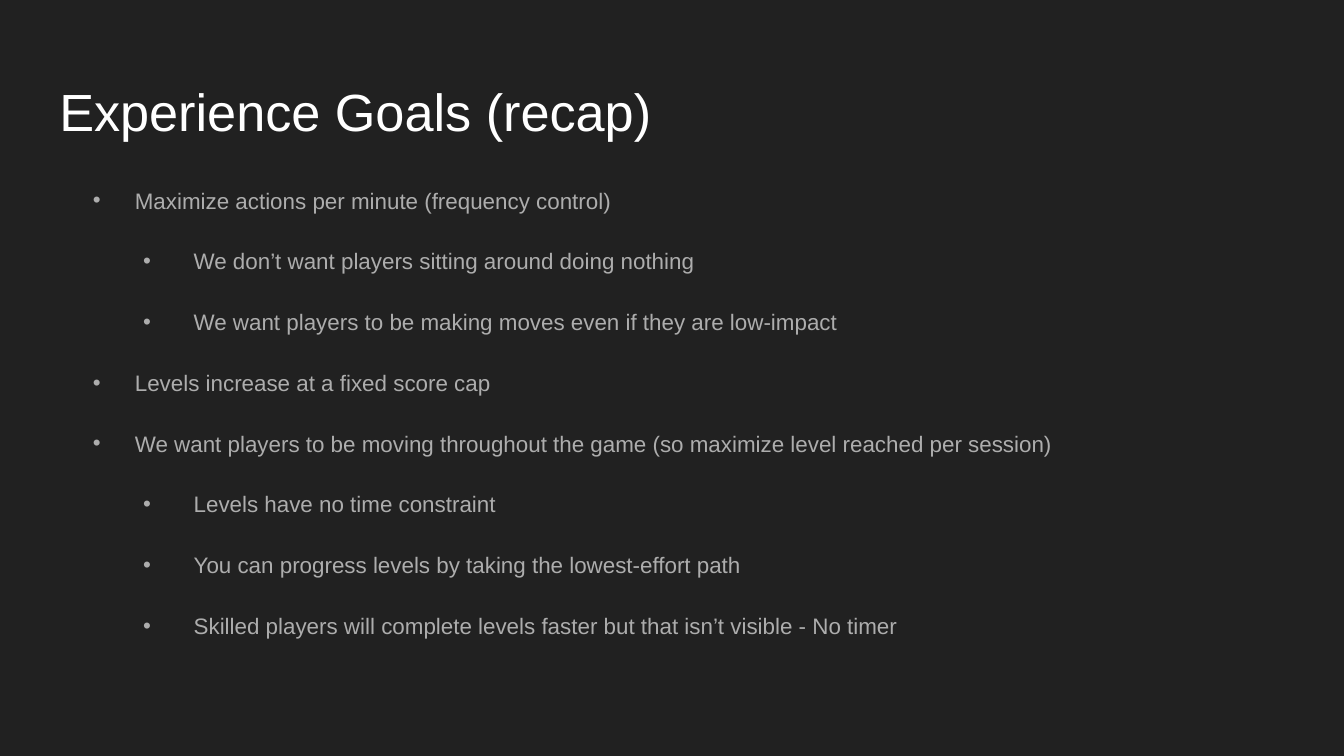
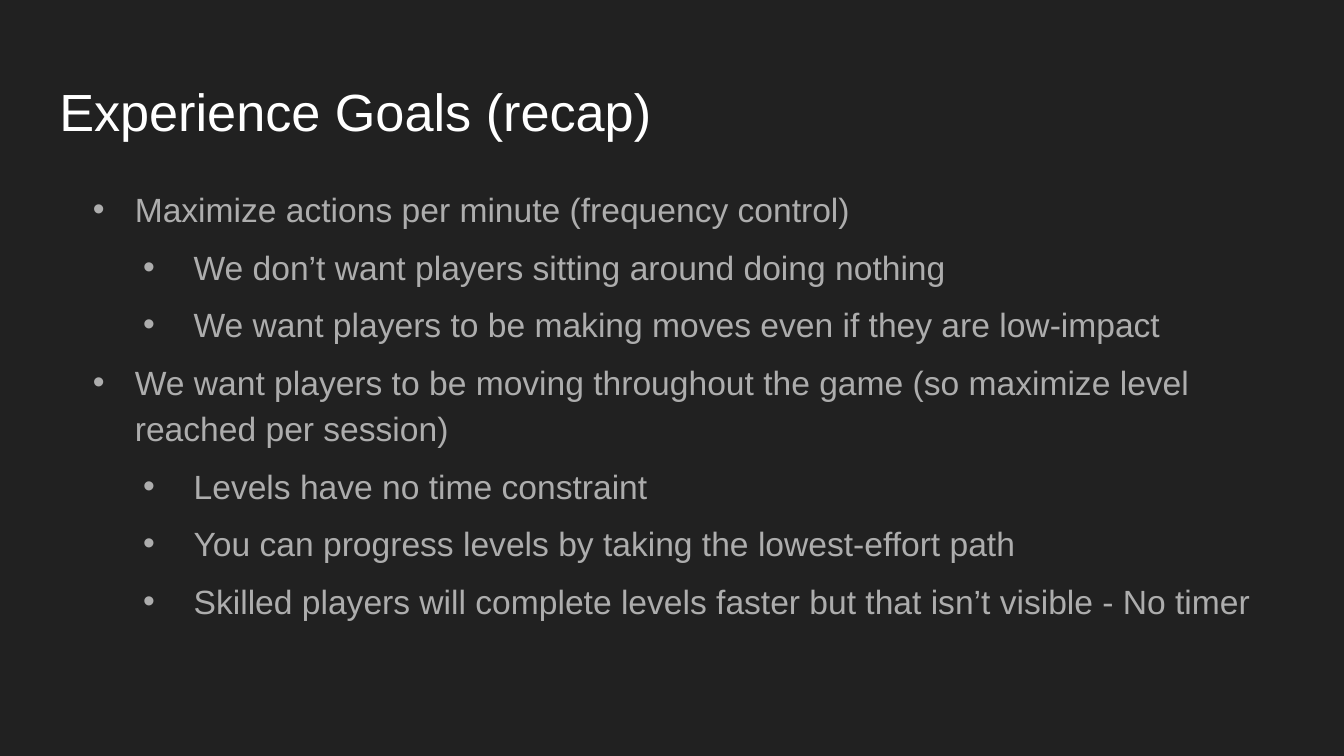
Before and after one commit to lambertwang-zz/imgd3900_site, a slide deck: slide 10 of assignment12/assignment12.pptx (slide 7 before the commit). Drawn at 1344x756 pixels with LibreOffice and Linux fonts; fonts in the diff are those of the drawing. Boxes give left, top, right and bottom in pixels: in the first picture for what was removed or moved away, otherwise in the second. Text is boxed around its words. In the diff, an @@ line names an element or a change of style, - is before the commit and + after.

```diff
--- a/assignment12/assignment12.pptx
+++ b/assignment12/assignment12.pptx
@@ text "Maximize actions per minute (frequency ..." at [135,197,1250,620]: size 12 to 18 pt; less space between paragraphs @@
@@ text at [135,375,490,396]: paragraph removed @@
-• Levels increase at a fixed score cap
```
Also in this commit, not shown: 4 other slides changed, 4 slides added, 3 slides removed.
